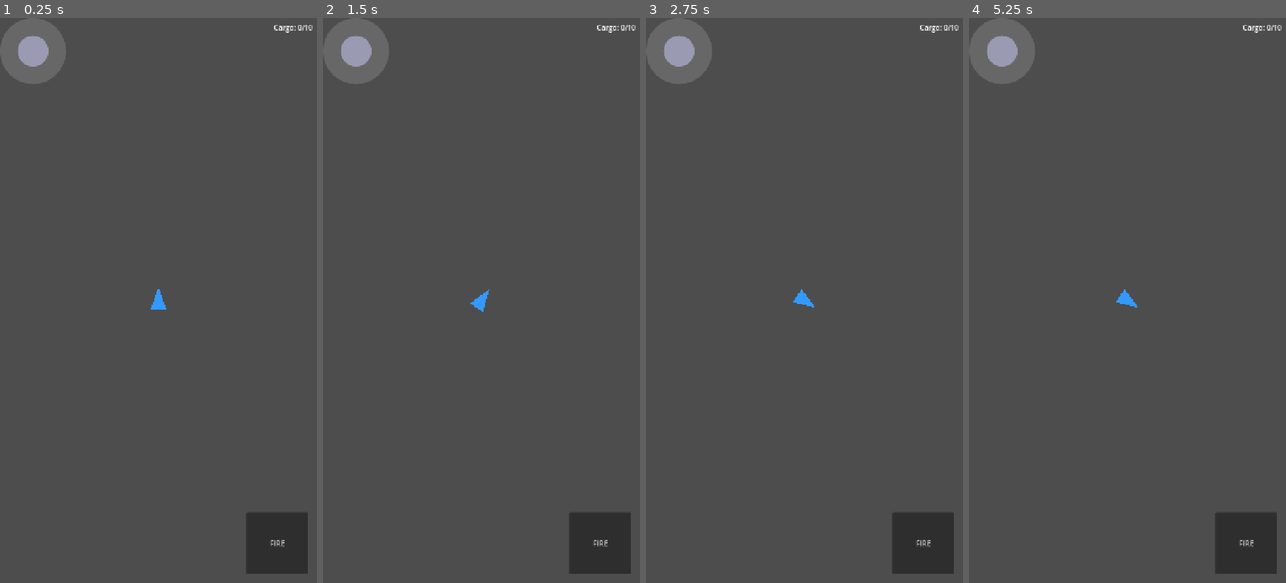
Above: before the commit, frames 1-4 (left to right).
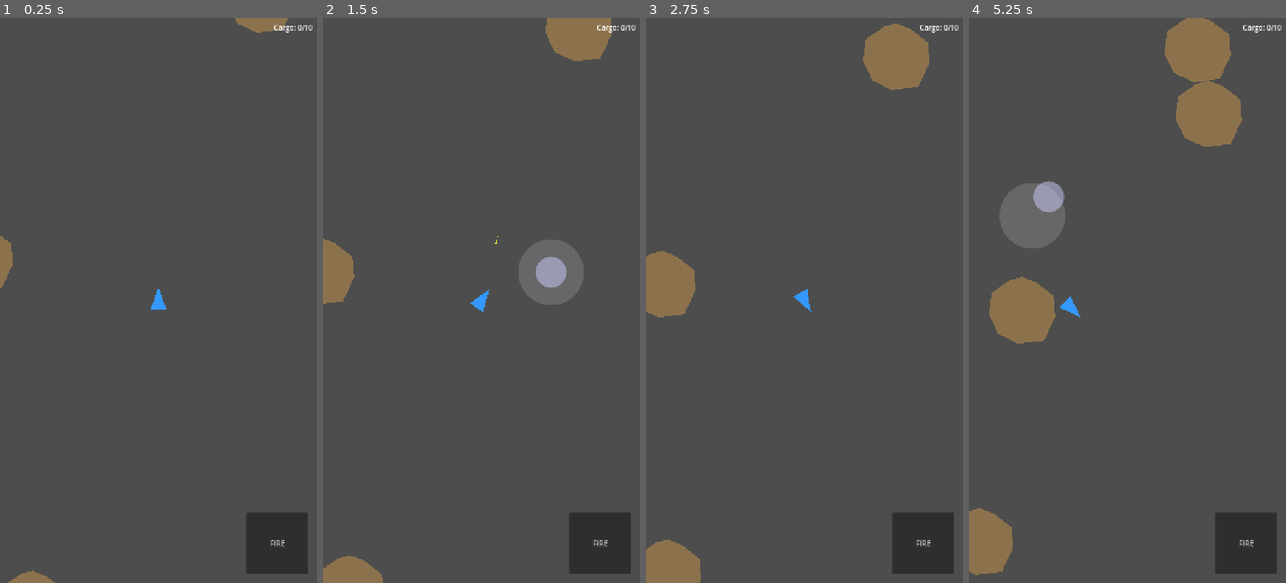
Above: after the commit, the same moments.

Repository: h8k8n/SpaceMiner
Game: Godot game, scene res://scenes/Main.tscn
The game is run twice, just before and just after one commit, with the same random seed, the same clock (stepped at 60 frames per second) and the same inputs.
Inputs (mouse positions are in pixels of both pictures, inside the frame that each line leads up to):
- Up to frame 1 (0.25 s): no input
- Up to frame 2 (1.5 s): click "FIRE" at 0.5 s; move the mouse to (551, 272) at 1.27 s; hold D (move_right) from 1.28 s (still down); tap Space (mine) at 1.35 s; click (551, 272) at 1.42 s
- Up to frame 3 (2.75 s): release D (move_right) at 2 s; drag from (741, 328) to (788, 413) at 2.02 s
- Up to frame 4 (5.25 s): move the mouse to (1159, 176) at 2.77 s; hold D (move_right) 2.78-3.5 s; tap Space (mine) at 2.85, 4.35 s; drag from (1111, 413) to (1032, 215) at 3.52 s; move the mouse to (1222, 385) at 4.27 s; hold A (move_left) 4.28-5 s; drag from (1032, 215) to (1079, 159) at 5.02 s

The runs differ from the first frame. In frame 1, 2.6% of the frame differs, in the area x 0-91%, y 0-100%; in frame 2, 6.6%; in frame 3, 6.5%; in frame 4, 11%, in the area x 0-87%, y 0-99%.
Error before the commit: Parse Error: Function "to_local()" not found in base self. (res://scripts/ui/VirtualJoystick.gd:32)

Commit message:
some updates

Diff:
--- a/project.godot
+++ b/project.godot
@@ -53,3 +53,7 @@
 "events": [Object(InputEventKey,"resource_local_to_scene":false,"resource_name":"","device":-1,"window_id":0,"alt_press …(193 unchanged characters)…
 ]
 }
+
+[rendering]
+
+renderer/rendering_method="mobile"
--- a/scenes/Main.tscn
+++ b/scenes/Main.tscn
@@ -1,27 +1,28 @@
-[gd_scene load_steps=5 format=3]
+[gd_scene format=3 uid="uid://7tu6gsfxoq35"]
 
 [ext_resource type="PackedScene" path="res://scenes/base/Base.tscn" id="1_base"]
 [ext_resource type="PackedScene" path="res://scenes/player/PlayerShip.tscn" id="2_playership"]
 [ext_resource type="PackedScene" path="res://scenes/ui/VirtualJoystick.tscn" id="3_joystick"]
-[ext_resource type="Script" path="res://scripts/Main.gd" id="4_main_script"]
+[ext_resource type="Script" uid="uid://dqd3tj70ke63w" path="res://scripts/Main.gd" id="4_main_script"]
 
-[node name="Main" type="Node2D"]
+[node name="Main" type="Node2D" unique_id=735296864]
 script = ExtResource("4_main_script")
 
-[node name="Base" parent="." instance=ExtResource("1_base")]
+[node name="Base" parent="." unique_id=1918482882 instance=ExtResource("1_base")]
 
-[node name="PlayerShip" parent="." instance=ExtResource("2_playership")]
+[node name="PlayerShip" parent="." unique_id=354298060 instance=ExtResource("2_playership")]
 position = Vector2(360, 640)
 
-[node name="SpawnTimer" type="Timer" parent="."]
+[node name="SpawnTimer" type="Timer" parent="." unique_id=1707224891]
 wait_time = 3.0
 autostart = true
 
-[node name="HUD" type="CanvasLayer" parent="."]
+[node name="HUD" type="CanvasLayer" parent="." unique_id=1134896554]
 
-[node name="VirtualJoystick" parent="HUD" instance=ExtResource("3_joystick")]
+[node name="VirtualJoystick" parent="HUD" unique_id=1226272179 instance=ExtResource("3_joystick")]
 
-[node name="FireButton" type="Button" parent="HUD"]
+[node name="FireButton" type="Button" parent="HUD" unique_id=1376986410]
+anchors_preset = 3
 anchor_left = 1.0
 anchor_top = 1.0
 anchor_right = 1.0
@@ -32,11 +33,10 @@
 offset_bottom = -20.0
 text = "FIRE"
 
-[node name="CargoLabel" type="Label" parent="HUD"]
+[node name="CargoLabel" type="Label" parent="HUD" unique_id=2011164500]
+anchors_preset = 1
 anchor_left = 1.0
-anchor_top = 0.0
 anchor_right = 1.0
-anchor_bottom = 0.0
 offset_left = -160.0
 offset_top = 10.0
 offset_right = -10.0
--- a/scripts/ui/VirtualJoystick.gd
+++ b/scripts/ui/VirtualJoystick.gd
@@ -29,7 +29,7 @@
 	if event.pressed and _touch_index == -1:
 		_touch_index = event.index
 		_center = event.position
-		_base.position = to_local(_center) - _base.size / 2.0
+		_base.global_position = _center - _base.size / 2.0
 		_base.visible = true
 		_stick.position = _base.size / 2.0 - _stick.size / 2.0
 	elif not event.pressed and event.index == _touch_index:
@@ -42,7 +42,7 @@
 	if event.index != _touch_index:
 		return
 	var safe_radius := maxf(radius, 1.0)
-	var offset := to_local(event.position) - to_local(_center)
+	var offset: Vector2 = event.position - _center
 	if offset.length() > safe_radius:
 		offset = offset.normalized() * safe_radius
 	_stick.position = _base.size / 2.0 - _stick.size / 2.0 + offset
